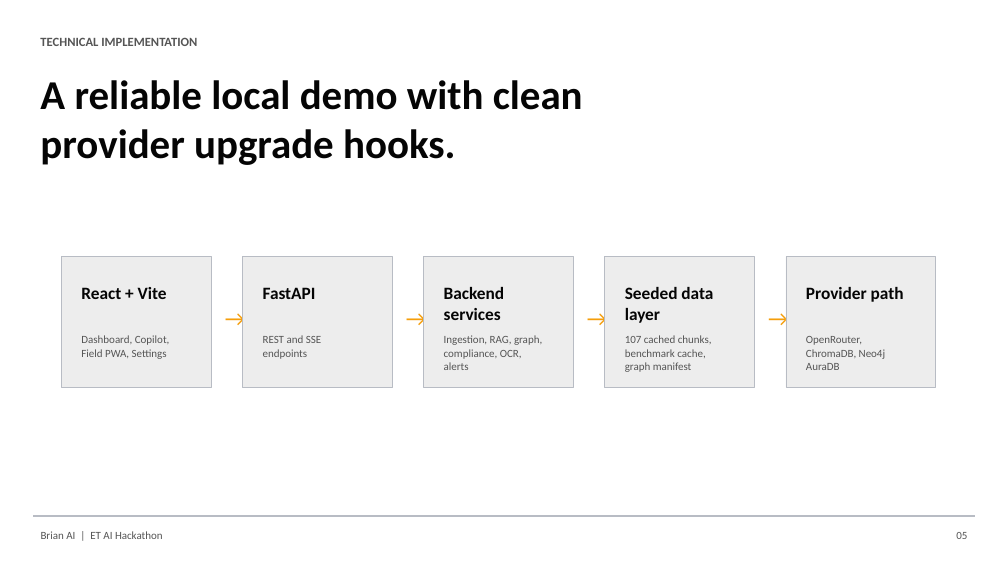
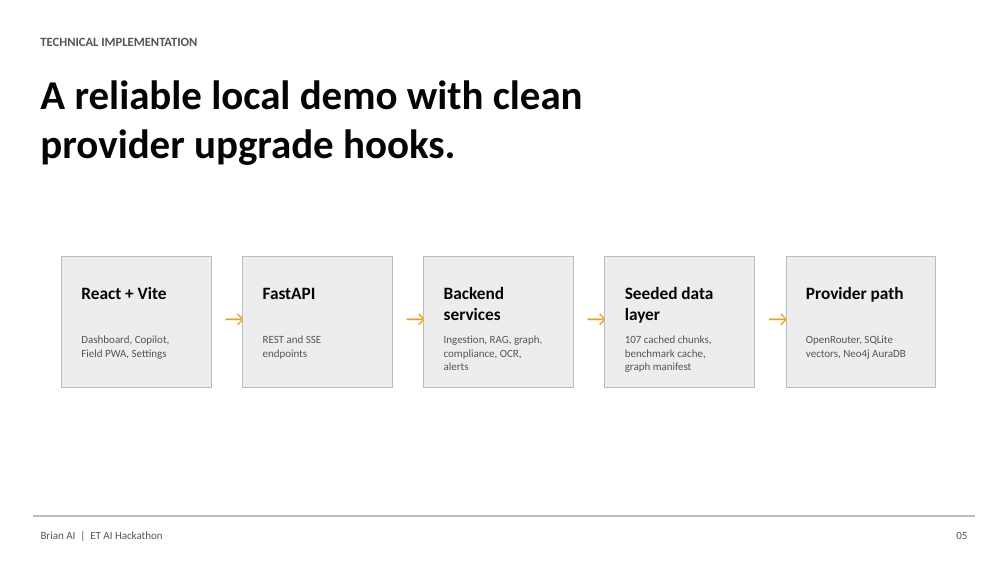
Before and after one commit to 23140-ITP/brian-ai, a slide deck: slide 5 of docs/Brian_AI_pitch_deck.pptx. Drawn at 1008x567 pixels with LibreOffice and Linux fonts; fonts in the diff are those of the drawing. Boxes give left, top, right and bottom in pixels: in the first picture for what was removed or moved away, otherwise in the second. Text is boxed around its words. In the diff, an @@ line names an element or a change of style, - is before the commit and + after.

```diff
--- a/docs/Brian_AI_pitch_deck.pptx
+++ b/docs/Brian_AI_pitch_deck.pptx
@@ text at (806, 335, 906, 359): text changed @@
-OpenRouter, ChromaDB, Neo4j AuraDB
+OpenRouter, SQLite vectors, Neo4j AuraDB
```
Also in this commit, not shown: 1 other slide changed, 3 other files.
